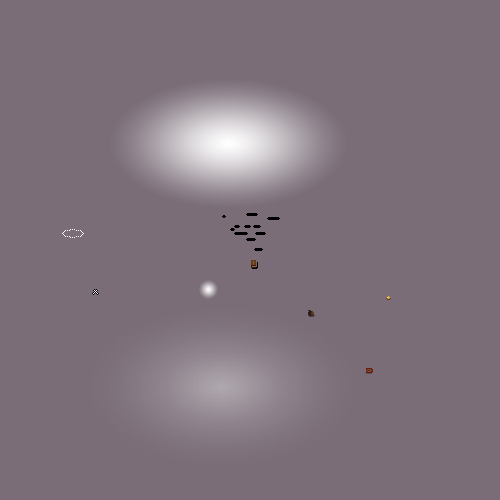
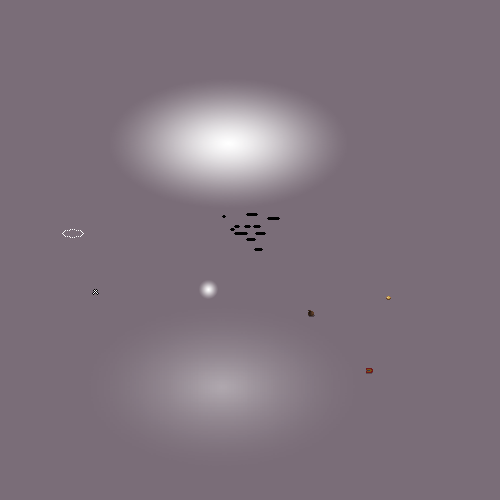
Revision of a layered 500x500 image; what changed, layer by layer:
removed group "Bible" (2 layers) over left=251, top=260, right=258, bottom=269
removed layer "Bible.png" from group "Bible" over left=251, top=260, right=257, bottom=268
removed layer "BibleShadow.png" from group "Bible" over left=252, top=261, right=258, bottom=269
